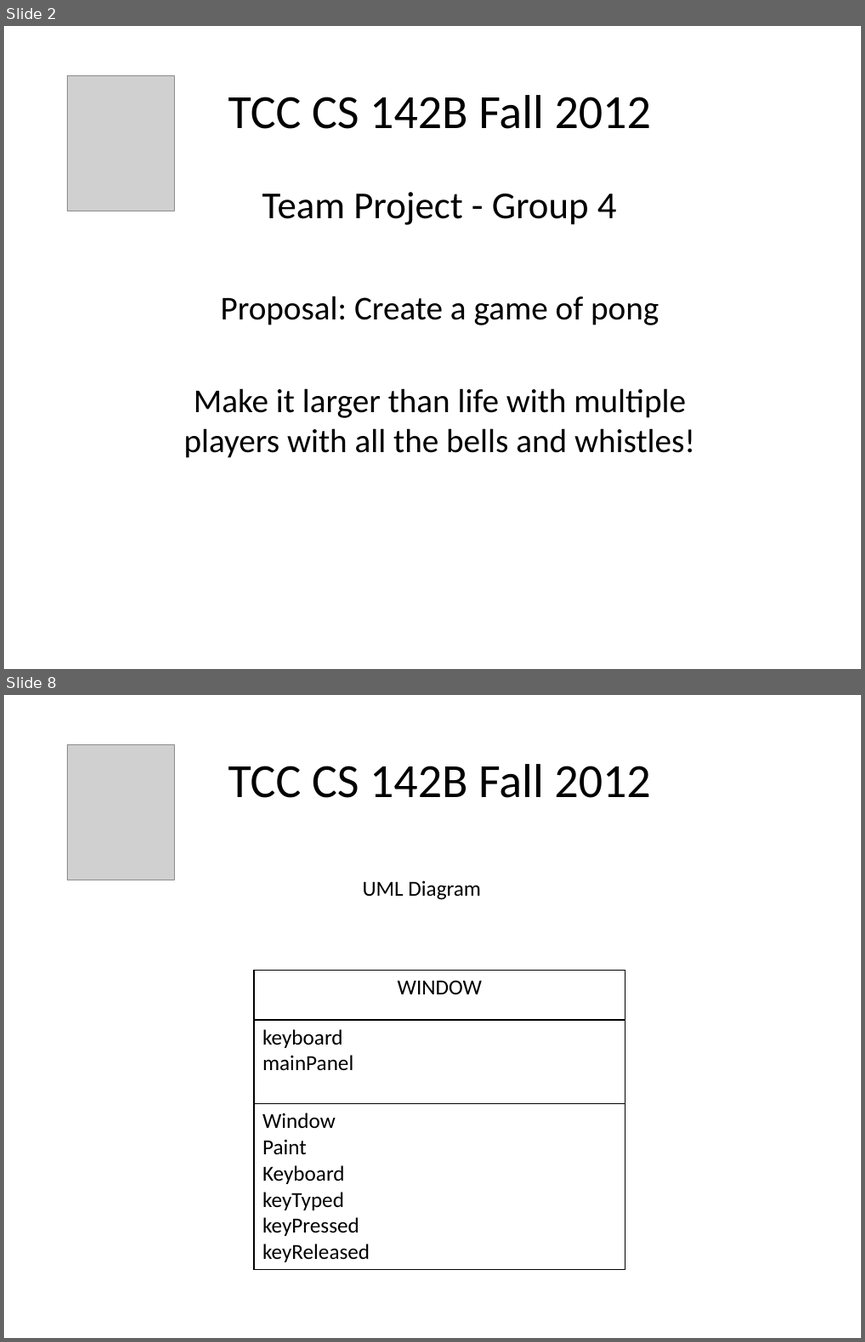
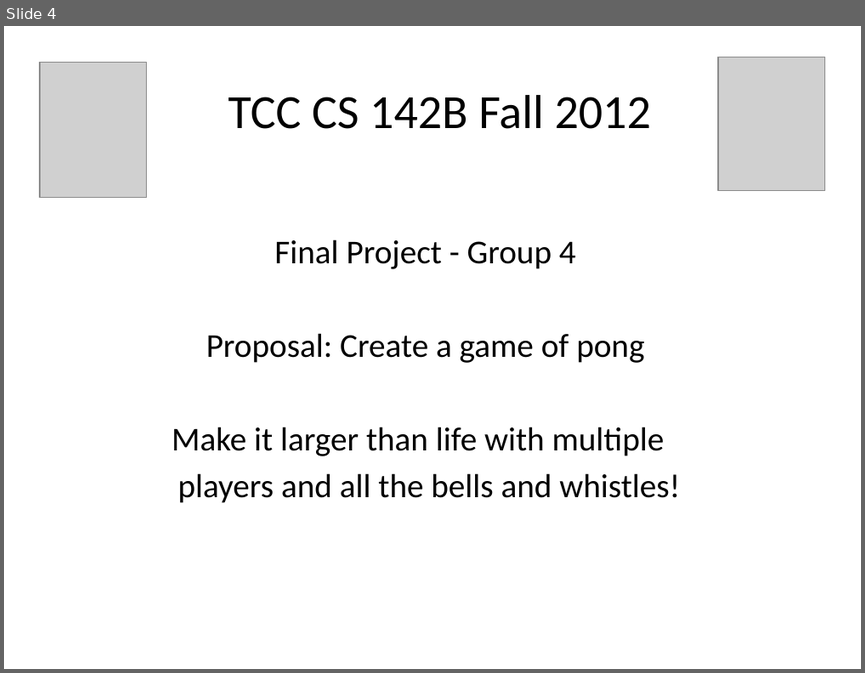
Before and after one commit to samhug/cs_142_final_project, a slide deck: JAVA Group Project Presentation.pptx. Shown one above the other, each under a label of ours: slides 2 and 8 before the commit, slide 4 after it; the slides between them are not shown. The pictures are 865x1342 and 865x673 pixels, drawn with LibreOffice and Linux fonts; fonts in the diff are those of the drawing; grey boxes stand for pictures. Boxes give left, top, right and bottom in pixels: in the first picture for what was removed or moved away, otherwise in the second. Text is boxed around its words. In the diff, an @@ line names an element or a change of style, - is before the commit and + after.

```diff
--- a/JAVA Group Project Presentation.pptx
+++ b/JAVA Group Project Presentation.pptx
@@ slide 8 removed at <box>4,695,861,1338</box>, background #FFFFFF @@
@@ picture removed at <box>68,744,175,879</box> @@
@@ text removed at <box>228,764,650,798</box> @@
-TCC CS 142B Fall 2012
@@ text removed at <box>363,880,481,900</box> @@
-UML Diagram
@@ table removed at <box>254,970,625,1266</box>, 3 rows, 1 columns @@
-WINDOW
-keyboard / mainPanel
-Window / Paint / Keyboard / keyTyped / keyPressed / keyReleased
@@ what was slide 2 is now slide 4 @@
@@ slide 4 changed as well @@
@@ picture: place and size @@
-picture at <box>68,75,175,210</box>
+picture at <box>40,63,147,198</box>
@@ picture added at <box>718,57,825,190</box> @@
@@ subtitle "Final Project - Group 4": place and size @@
-subtitle "Final Project - Group 4" at <box>184,192,695,458</box>
+subtitle "Final Project - Group 4" at <box>171,239,680,503</box>
@@ subtitle at <box>274,239,576,269</box>: text changed; size 32 to 28 pt @@
-Team Project - Group 4
+Final Project - Group 4
@@ subtitle at <box>171,426,680,503</box>: text changed @@
-Make it larger than life with multiple players with all the bells and whistles!
+Make it larger than life with multiple
+players and all the bells and whistles!
```
Also in this commit, not shown: 5 other slides changed, 3 slides added, 3 other slides removed.
